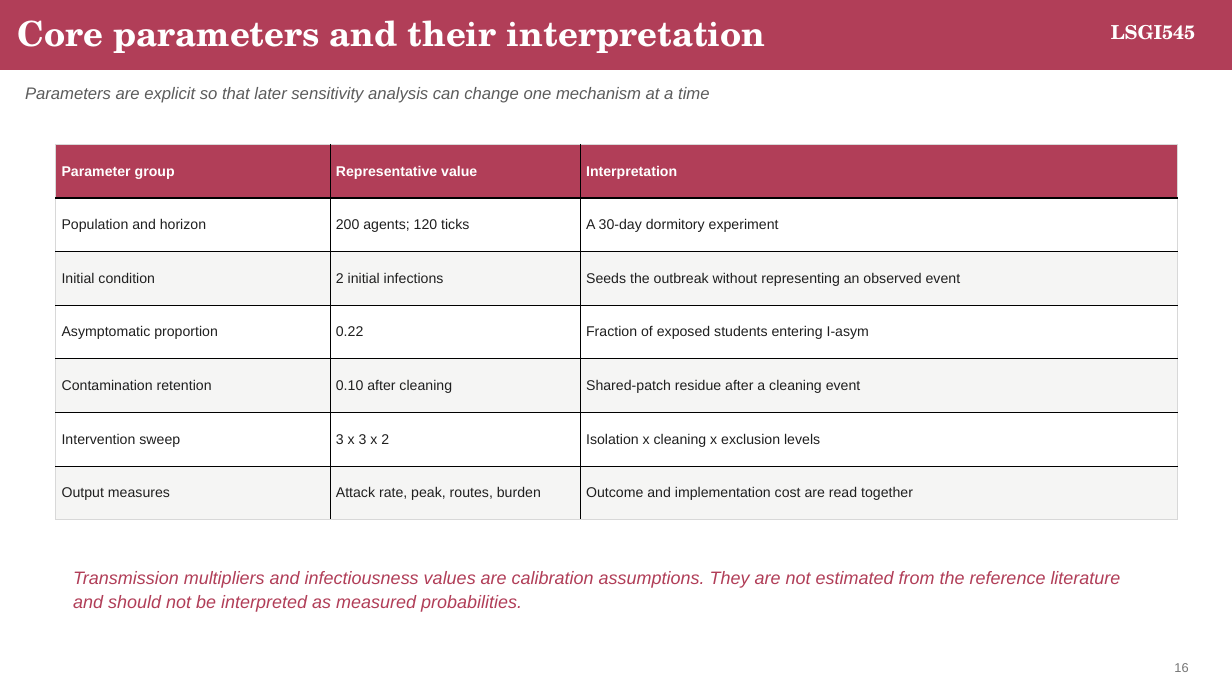
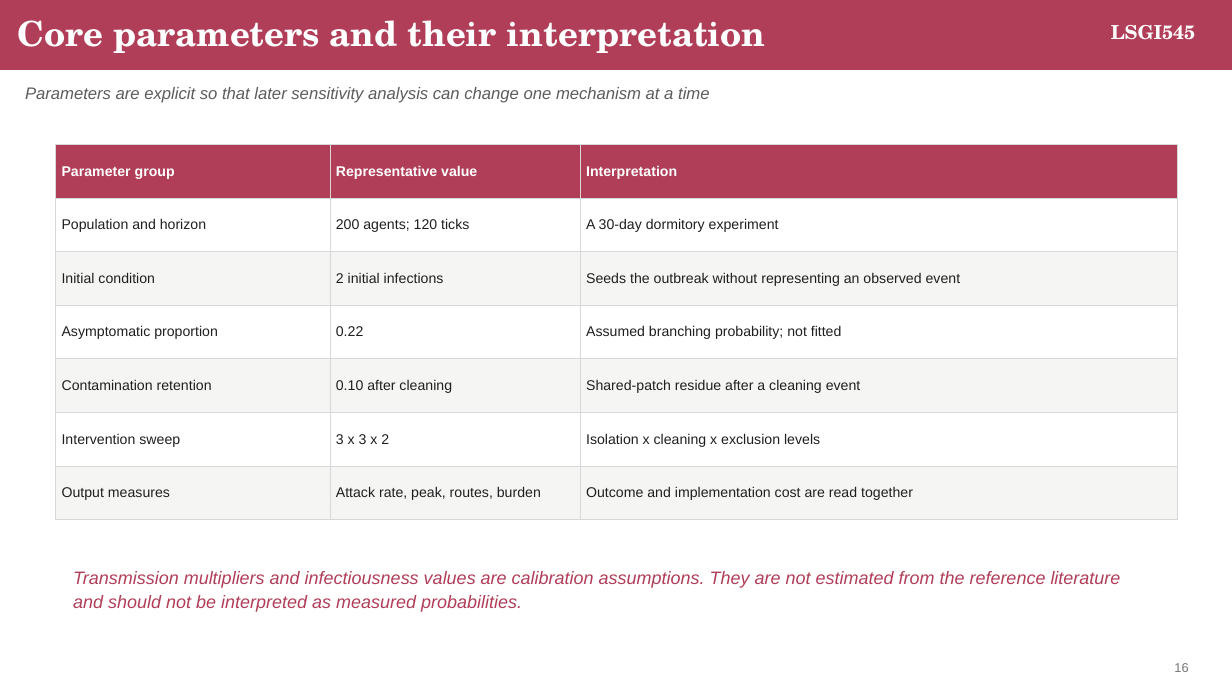
Before and after one commit to LIUXiaolu424/LSGI545-Group26, a slide deck: slide 16 of group_report_presentation/output/Norovirus_Dormitory_ABM_Group_Presentation.pptx. Drawn at 1232x693 pixels with LibreOffice and Linux fonts; fonts in the diff are those of the drawing. Boxes give left, top, right and bottom in pixels: in the first picture for what was removed or moved away, otherwise in the second. Text is boxed around its words. In the diff, an @@ line names an element or a change of style, - is before the commit and + after.

```diff
--- a/group_report_presentation/output/Norovirus_Dormitory_ABM_Group_Presentation.pptx
+++ b/group_report_presentation/output/Norovirus_Dormitory_ABM_Group_Presentation.pptx
@@ table at [55, 144, 1177, 519] @@
-row 4, column 3: Fraction of exposed students entering I-asym
+row 4, column 3: Assumed branching probability; not fitted
@@ borders changed @@
```
Also in this commit, not shown: 18 other slides changed, 7 other files.
